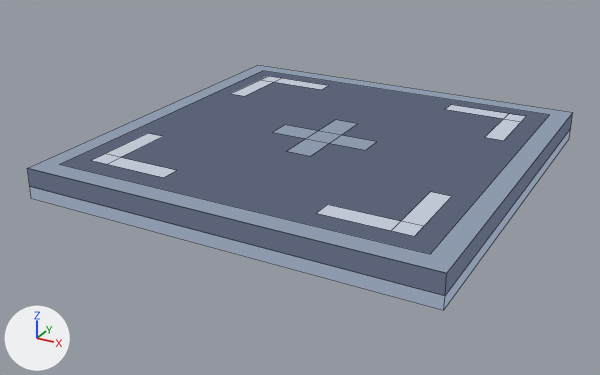
Two versions of the Blender file art-source/f004/slots/source/empty/model/empty.blend, one commit apart.
Camera for both pictures: a camera (50 mm lens) standing at (1.78, -3.47, 1.59) and looking at (-0.07, -0.12, -0.09). The axes (+X, +Y, +Z) are drawn at lower left. The lights are the same throughout. The first picture is the older version. Mesh edges are drawn as thin lines.

In view in the first picture: 'br-h', 'br-h.002', 'br-v', 'br-v.002', 'br-v.003', 'plus-h', 'plus-v', 'slab', 'top' and 3 more.
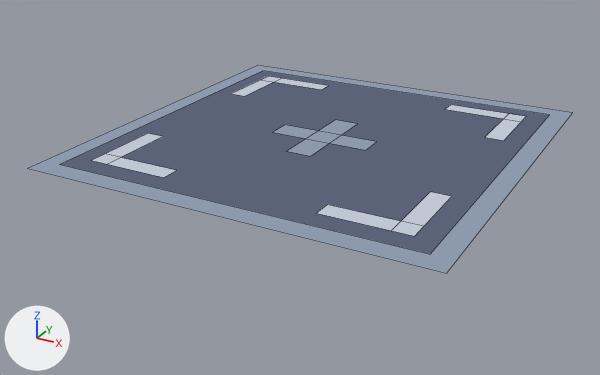
The newer file is also turned or shifted as a whole; pictures and numbers use the older file's frame.

Where the change shows, as pixel boxes (x1, y1, x2, y2) in the pictures (600 x 375 px):
```json
{"object": "slab", "change": "reshaped", "before": [27, 65, 573, 310], "after": [29, 65, 572, 273], "on screen": "15% shorter"}
{"part": 1, "of": "me_slab", "change": "deleted", "before": [27, 168, 447, 295]}
{"part": 2, "of": "me_slab", "change": "deleted", "before": [445, 113, 573, 295]}
{"part": 3, "of": "me_slab", "change": "deleted", "before": [30, 186, 445, 310]}
{"part": 4, "of": "me_slab", "change": "deleted", "before": [444, 130, 570, 309]}
```

Edits to the scene script, one JSON object a line:
```json
{"block": "me_slab", "where": "# used by ob_slab; location = (0.0, 0.0, 0.0)"}
{"op": "remove", "block": "me_slab", "code": "me_slab.from_pydata(...)  # 20 vertices, 5 faces; spans x -1.0..1.0, y -1.0..1.0, z 0.0..0.15"}
{"op": "add", "block": "me_slab", "code": "me_slab.from_pydata(...)  # 4 vertices, 1 face; spans x -1.0..1.0, y -1.0..1.0, z 0.15"}
{"block": "me_slab", "change": "me_slab part 1: the loose piece of 4 vertices spanning x -1.0..1.0, y -1.0, z 0.06..0.15 is deleted"}
{"block": "me_slab", "change": "me_slab part 2: the loose piece of 4 vertices spanning x 1.0, y -1.0..1.0, z 0.06..0.15 is deleted"}
{"block": "me_slab", "change": "me_slab part 3: the loose piece of 4 vertices spanning x -1.0..1.0, y -1.0, z 0.0..0.06 is deleted"}
{"block": "me_slab", "change": "me_slab part 4: the loose piece of 4 vertices spanning x 1.0, y -1.0..1.0, z 0.0..0.06 is deleted"}
{"op": "remove", "block": "me_slab", "code": "me_slab.materials.append(mat_pal_steel_1)  # greyish blue #5a6378"}
```
